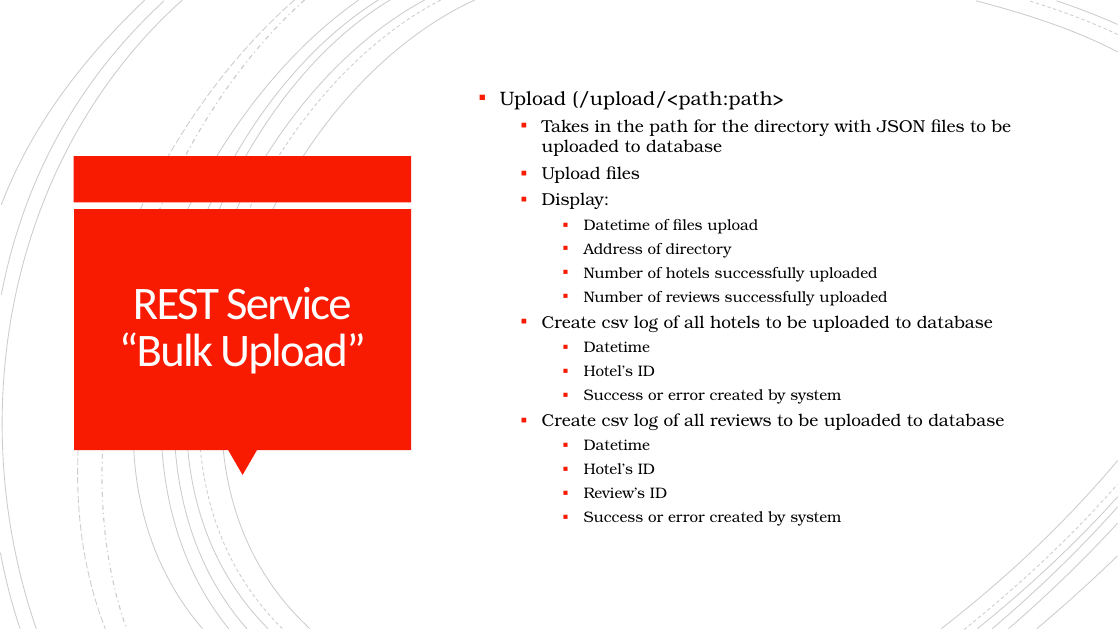
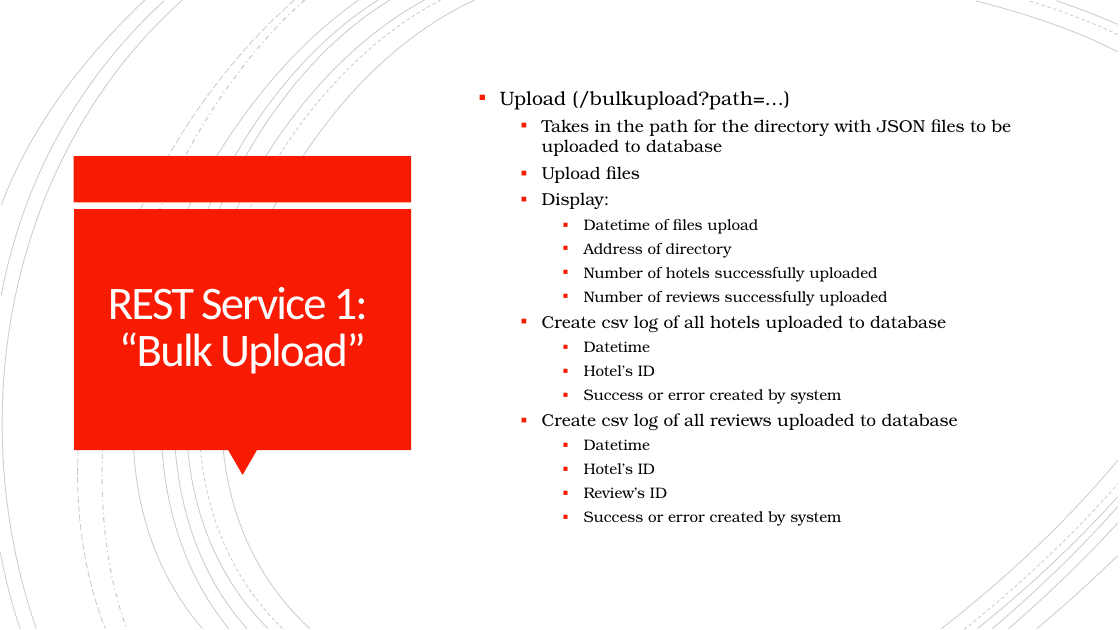
Before and after one commit to anhainguyen82/Database_Final_Project, a slide deck: slide 6 of MSDS_7330_Final_Term_Project.pptx. Drawn at 1120x630 pixels with LibreOffice and Linux fonts; fonts in the diff are those of the drawing. Boxes give left, top, right and bottom in pixels: in the first picture for what was removed or moved away, otherwise in the second. Text is boxed around its words. In the diff, an @@ line names an element or a change of style, - is before the commit and + after.

Commit message:
Update MSDS_7330_Final_Term_Project.pptx
Updated with Tori's additions to the REST service

```diff
--- a/MSDS_7330_Final_Term_Project.pptx
+++ b/MSDS_7330_Final_Term_Project.pptx
@@ text at box(500, 91, 789, 110): text changed @@
-▪ Upload (/upload/<path:path>
+▪ Upload (/bulkupload?path=…)
@@ title at box(108, 287, 368, 374): text changed @@
-REST Service
-“Bulk Upload”
+REST Service 1:
+“Bulk Upload”
@@ text at box(542, 315, 946, 332): text changed @@
-  ▪ Create csv log of all hotels to be uploaded to database
+  ▪ Create csv log of all hotels uploaded to database
@@ text at box(542, 413, 958, 430): text changed @@
-  ▪ Create csv log of all reviews to be uploaded to database
+  ▪ Create csv log of all reviews uploaded to database
```
Also in this commit, not shown: 2 other slides changed, 6 slides added.
